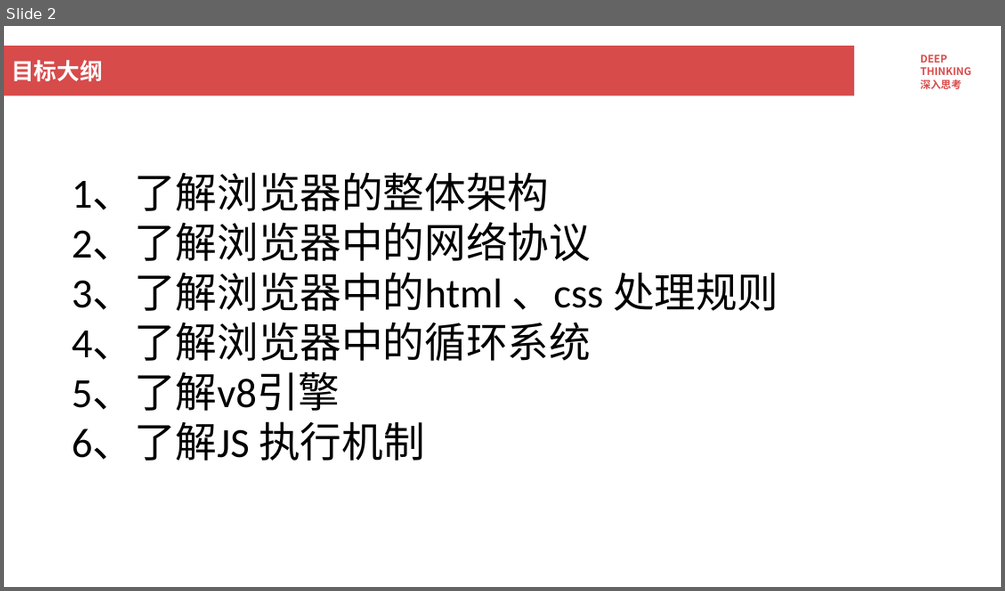
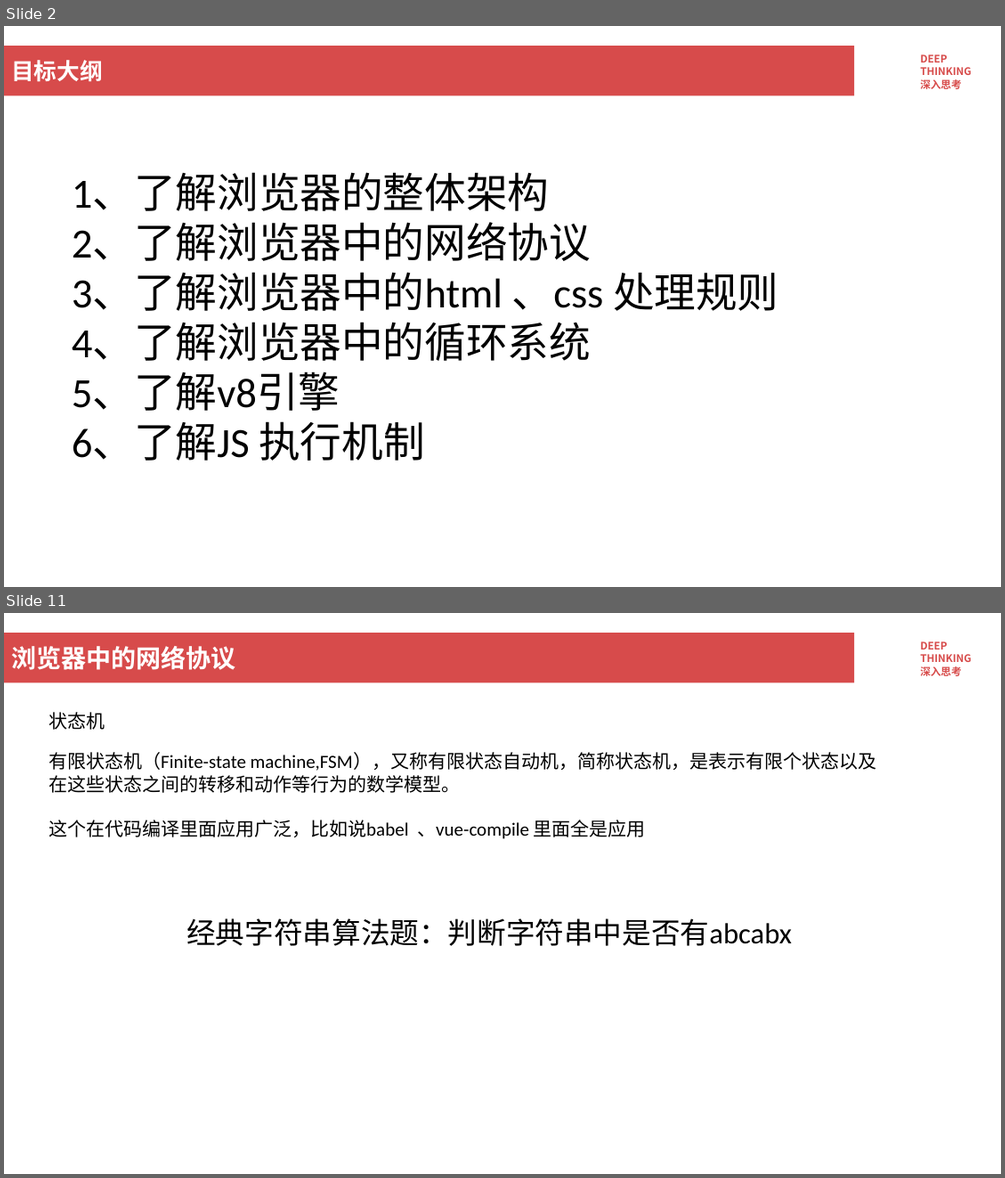
Before and after one commit to yixinagqingyuan/yys-browser, a slide deck: 浏览器工作原理.pptx. Shown one above the other, each under a label of ours: slide 2 before the commit, slides 2 and 11 after it; the slides between them are not shown. The pictures are 1005x591 and 1005x1178 pixels, drawn with LibreOffice and Linux fonts; fonts in the diff are those of the drawing; background and template pictures are left out. Boxes give left, top, right and bottom in pixels: in the first picture for what was removed or moved away, otherwise in the second. Text is boxed around its words. In the diff, an @@ line names an element or a change of style, - is before the commit and + after.

```diff
--- a/浏览器工作原理.pptx
+++ b/浏览器工作原理.pptx
@@ slide 11 added at <box>4,613,1001,1174</box>, background #FFFFFF; not listed: 2 template elements that a slide beside it also shows @@
@@ title added at <box>11,646,235,670</box>, 24 pt, text #FFFFFF, bold @@
+浏览器中的网络协议
@@ text added at <box>48,712,105,730</box>, 18 pt, text #000000 @@
+状态机
@@ text added at <box>48,752,876,839</box>, 18 pt, text #000000 @@
+有限状态机（Finite-state machine,FSM），又称有限状态自动机，简称状态机，是表示有限个状态以及在这些状态之间的转移和动作等行为的数学模型。
+这个在代码编译里面应用广泛，比如说babel 、vue-compile 里面全是应用
@@ text added at <box>186,918,792,946</box>, 28 pt, text #000000 @@
+经典字符串算法题：判断字符串中是否有abcabx
```
Also in this commit, not shown: 1 slide changed, 21 other slides added, 5 other files.
